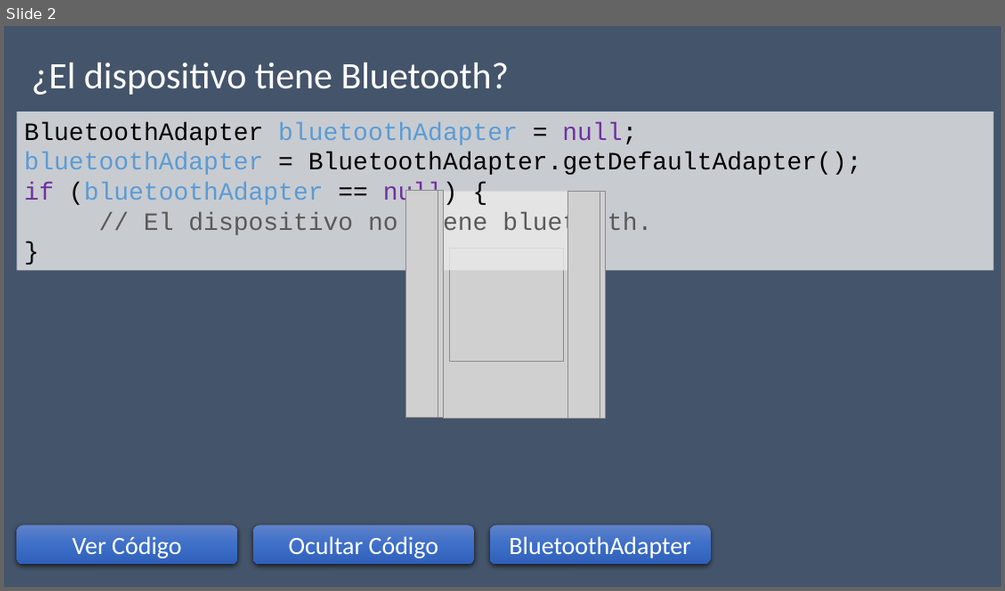
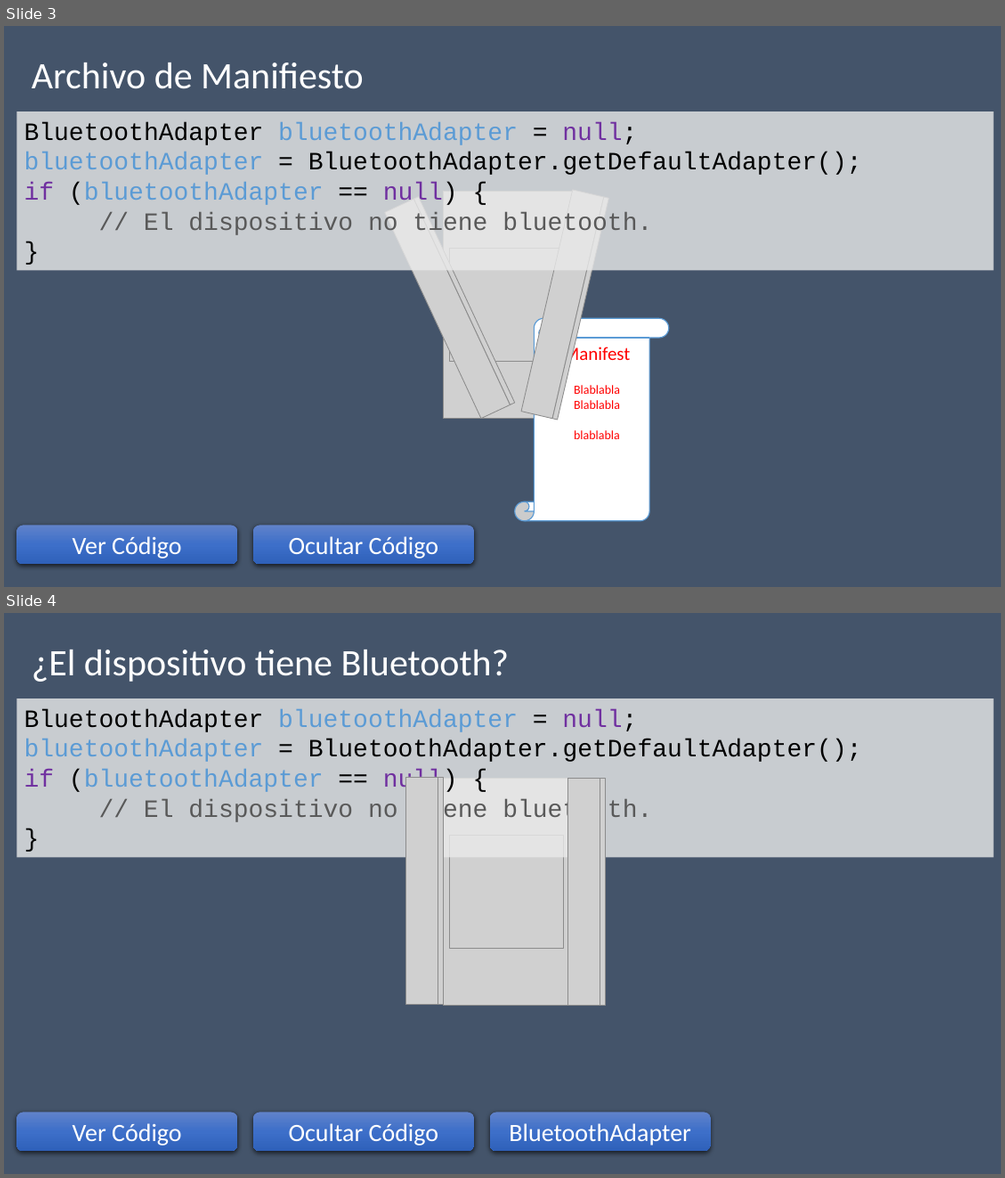
Before and after one commit to josecullen/android, a slide deck: Android Bluetooth.pptx. Shown one above the other, each under a label of ours: slide 2 before the commit, slides 3 and 4 after it. The pictures are 1005x591 and 1005x1178 pixels, drawn with LibreOffice and Linux fonts; fonts in the diff are those of the drawing; grey boxes stand for pictures. Boxes give left, top, right and bottom in pixels: in the first picture for what was removed or moved away, otherwise in the second. Text is boxed around its words. In the diff, an @@ line names an element or a change of style, - is before the commit and + after.

Commit message:
Se actualiza la PPT de bluetooth

```diff
--- a/Android Bluetooth.pptx
+++ b/Android Bluetooth.pptx
@@ slide 3 added at (4,26,1001,587), background #44546A @@
@@ text added at (32,62,363,89), 36 pt, text #FFFFFF @@
+Archivo de Manifiesto
@@ rectangle added at (16,112,994,271), fill #EAEAEA at 80% opacity, 24 pt, text #000000 @@
+BluetoothAdapter bluetoothAdapter = null;
+bluetoothAdapter = BluetoothAdapter.getDefaultAdapter();
+if (bluetoothAdapter == null) {
+// El dispositivo no tiene bluetooth.
+}
@@ picture added at (385,199,510,418) @@
@@ picture added at (413,196,515,404) @@
@@ picture added at (444,192,574,418) @@
@@ picture added at (521,190,604,418) @@
@@ picture added at (552,197,609,419) @@
@@ picture added at (450,248,563,361) @@
@@ vertical scroll added at (515,319,669,521), fill #FFFFFF, outline #5B9BD5 1 pt @@
@@ text added at (563,345,630,366), 18 pt, text #FF0000 @@
+Manifest
@@ text added at (574,385,620,439), 12 pt, text #FF0000 @@
+Blablabla
+Blablabla
+blablabla
@@ rounded rectangle added at (16,524,237,564), fill gradient #6183CB to #3E70CA to #3062BB, 24 pt, text #FFFFFF @@
+Ver Código
@@ rounded rectangle added at (253,524,474,564), fill gradient #6183CB to #3E70CA to #3062BB, 24 pt, text #FFFFFF @@
+Ocultar Código
@@ what was slide 2 is now slide 4 @@
```
Also in this commit, not shown: 2 slides changed, 7 other slides added, 1 slide removed, 1 other file.
